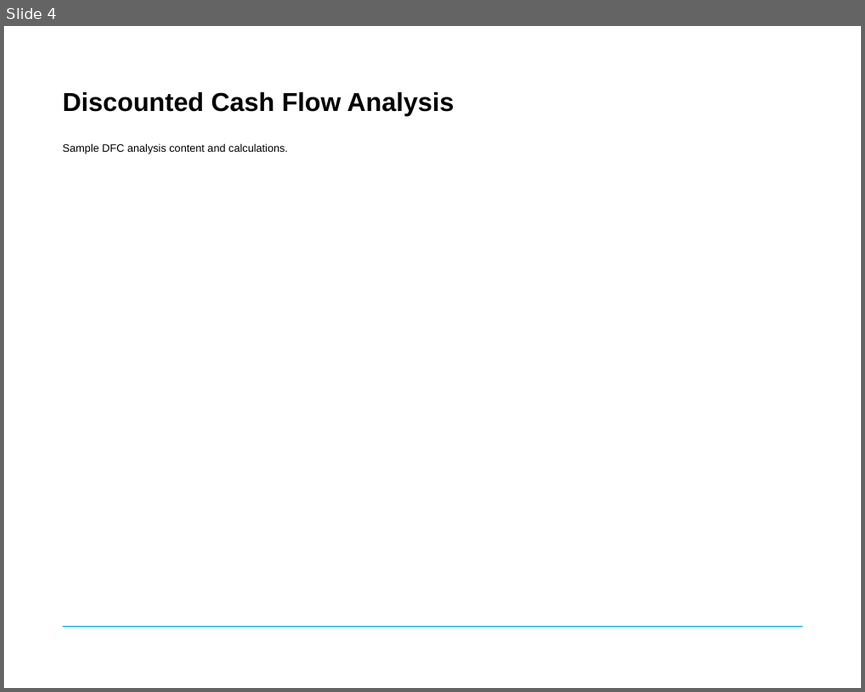
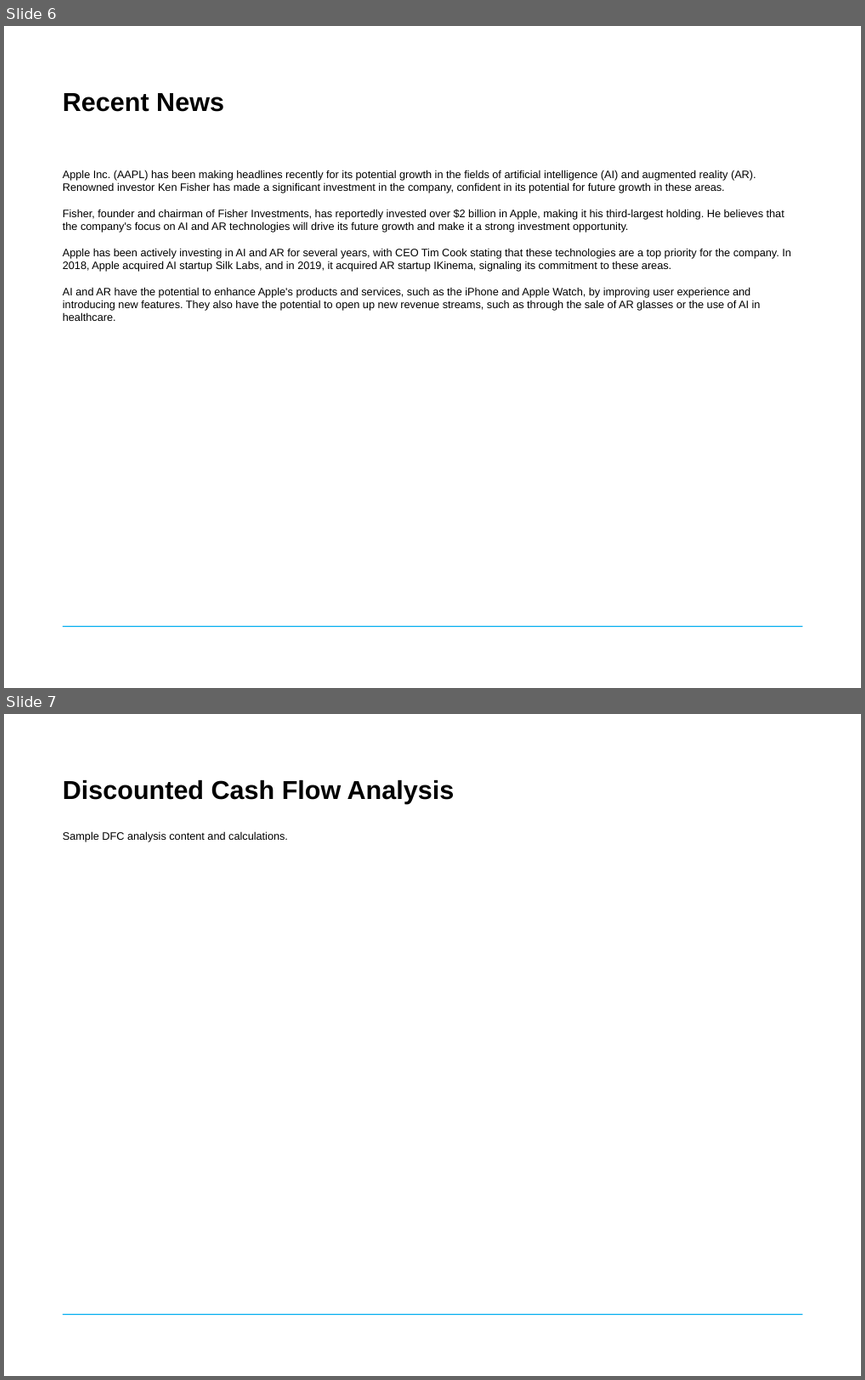
Before and after one commit to chris-rojas/Hackathon, a slide deck: UI/result/Profiler_Report.pptx. Shown one above the other, each under a label of ours: slide 4 before the commit, slides 6 and 7 after it. The pictures are 865x692 and 865x1380 pixels, drawn with LibreOffice and Linux fonts; fonts in the diff are those of the drawing; background and template pictures are left out. Boxes give left, top, right and bottom in pixels: in the first picture for what was removed or moved away, otherwise in the second. Text is boxed around its words. In the diff, an @@ line names an element or a change of style, - is before the commit and + after.

```diff
--- a/UI/result/Profiler_Report.pptx
+++ b/UI/result/Profiler_Report.pptx
@@ slide 6 added at box(4, 26, 861, 688), background #FFFFFF; not listed: 1 template element that a slide beside it also shows @@
@@ title added at box(63, 93, 224, 112), 24 pt, text #000000, bold @@
+Recent News
@@ text added at box(63, 170, 791, 321), 10 pt, text #000000 @@
+Apple Inc. (AAPL) has been making headlines recently for its potential growth in the fields of artificial intelligence (AI) and augmented reality (AR). Renowned investor Ken Fisher has made a significant investment in the company, confident in its potential for future growth in these areas.
+Fisher, founder and chairman of Fisher Investments, has reportedly invested over $2 billion in Apple, making it his third-largest holding. He believes that the company's focus on AI and AR technologies will drive its future growth and make it a strong investment opportunity.
+Apple has been actively investing in AI and AR for several years, with CEO Tim Cook stating that these technologies are a top priority for the company. In 2018, Apple acquired AI startup Silk Labs, and in 2019, it acquired AR startup IKinema, signaling its commitment to these areas.
+AI and AR have the potential to enhance Apple's products and services, such as the iPhone and Apple Watch, by improving user experience and introducing new features. They also have the potential to open up new revenue streams, such as through the sale of AR glasses or the use of AI in healthcare.
@@ what was slide 4 is now slide 7 @@
```
Also in this commit, not shown: 1 slide changed, 4 other slides added, 1 slide removed, 5 other files.
